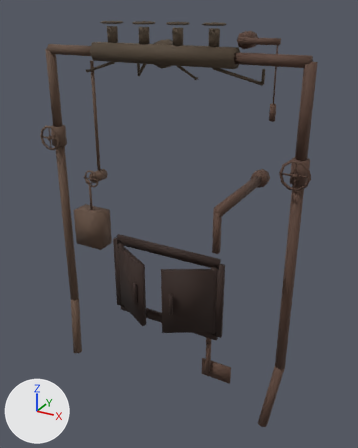
Renders of the glTF model content/art/models/props/cab_backhead.glb from each side of a commit.
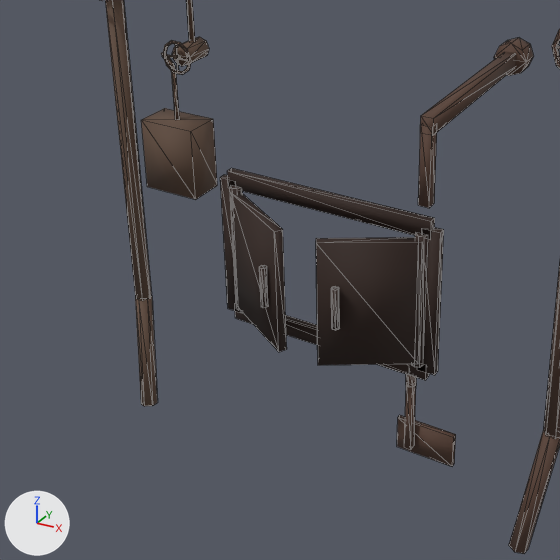
Old and new are each drawn whole from a camera (50 mm lens) standing at (1.385, -2.445, 1.629) and looking at (0.142, -0.186, 0.499) and again close up on the part from 1% to 79% of the width and 33% to 96% of the height. Every picture has the same lights, and +X, +Y and +Z are marked at lower left. The last two pictures show the newer version. The close-ups show mesh edges as thin lines. Vertices at exactly the same position are counted once.

Objects in the first close-up: 'backhead_doors', 'backhead_left', 'backhead_right'.
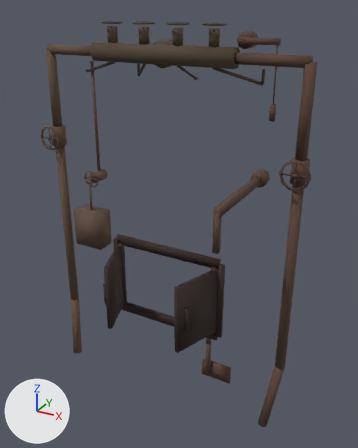
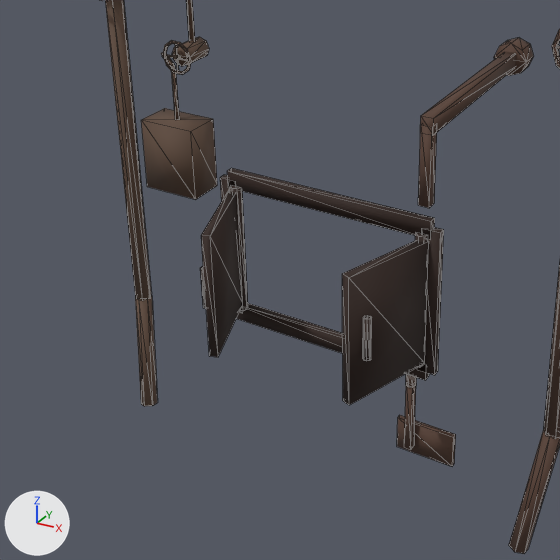
Boxes (x1, y1, x2, y2) around the edits, measured in the close-ups (560 x 560 px; the box of a moved part takes in the faces that stretch with it):
'backhead_doors', reshaped (9% wider, 12% taller): before (220, 168, 444, 380); after (200, 168, 444, 405)
part 1 of me_cube_001, moved or reshaped: before (230, 192, 287, 352); after (201, 190, 241, 357)
part 2 of me_cube_001, moved or reshaped: before (259, 265, 268, 308); after (200, 266, 206, 309)
part 3 of me_cube_001, moved or reshaped: before (316, 237, 422, 365); after (342, 240, 429, 405)
part 4 of me_cube_001, moved or reshaped: before (331, 286, 340, 331); after (363, 315, 372, 361)

What the commit changed:
me_cube_001 is used by ob_backhead_doors; location (0.0, 0.0, 0.0).
me_cube_001 had 112 vertices, 184 faces and spanned x -0.39..0.39, y -0.273..-0.078, z -0.28..0.28.
me_cube_001 now has 112 vertices, 184 faces and spans x -0.39..0.39, y -0.396..-0.078, z -0.28..0.28.
me_cube_001 part 1: the loose piece of 8 vertices spanning x -0.34..-0.058, y -0.273..-0.093, z -0.215..0.215 is turned -40 degrees about the z axis through its middle, then moved by (-0.09, -0.062, 0.0).
me_cube_001 part 2: the loose piece of 16 vertices spanning x -0.139..-0.116, y -0.271..-0.247, z -0.07..0.07 is turned -40 degrees about the z axis through its middle, then moved by (-0.156, -0.091, 0.0).
me_cube_001 part 3: the loose piece of 8 vertices spanning x 0.058..0.34, y -0.273..-0.093, z -0.215..0.215 is turned 40 degrees about the z axis through its middle, then moved by (0.09, -0.062, 0.0).
me_cube_001 part 4: the loose piece of 16 vertices spanning x 0.116..0.139, y -0.271..-0.247, z -0.07..0.07 is turned 40 degrees about the z axis through its middle, then moved by (0.156, -0.091, 0.0).
